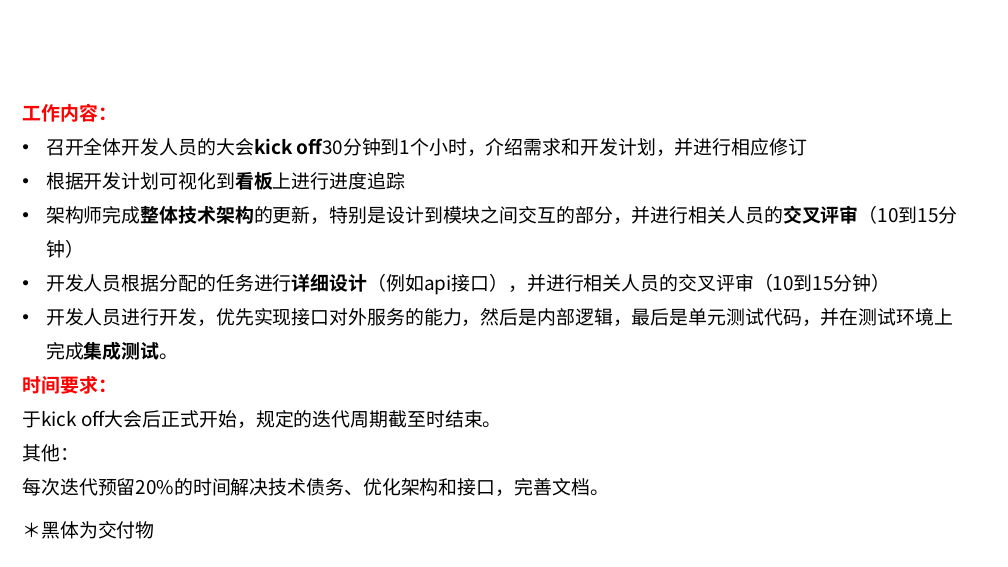
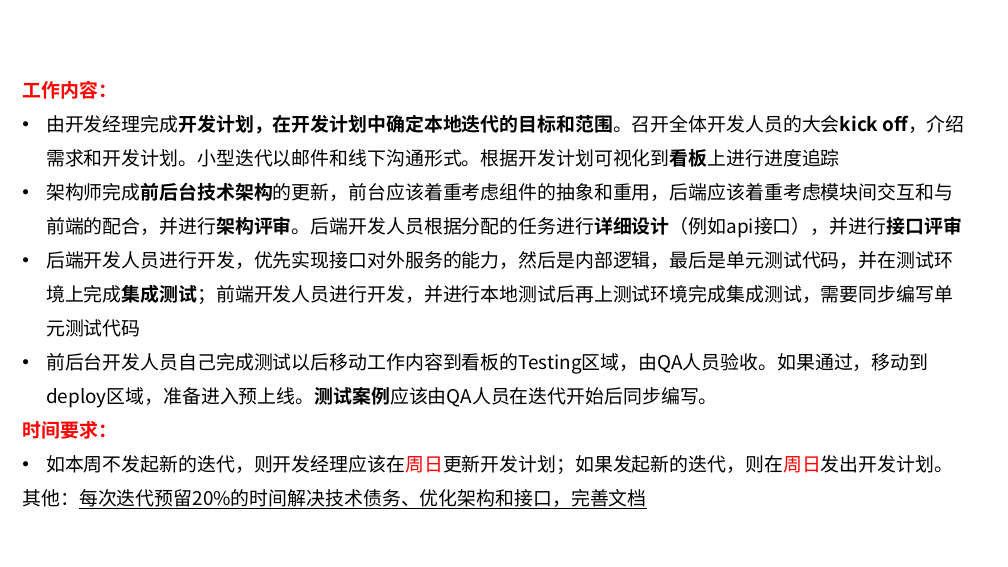
Before and after one commit to cherry4477/asiainfoLDP, a slide deck: slide 7 of LDP云平台部产品开发迭代流程.pptx. Drawn at 1008x567 pixels with LibreOffice and Linux fonts; fonts in the diff are those of the drawing; background and template pictures are left out. Boxes give left, top, right and bottom in pixels: in the first picture for what was removed or moved away, otherwise in the second. Text is boxed around its words. In the diff, an @@ line names an element or a change of style, - is before the commit and + after.

Commit message:
修改内容

```diff
--- a/LDP云平台部产品开发迭代流程.pptx
+++ b/LDP云平台部产品开发迭代流程.pptx
@@ text "工作内容：": place and size @@
-text "工作内容：" at <box>22,104,957,496</box>
+text "工作内容：" at <box>22,81,965,509</box>
@@ text at <box>46,115,965,408</box>: text changed @@
-• 召开全体开发人员的大会kick off30分钟到1个小时，介绍需求和开发计划，并进行相应修订
-• 根据开发计划可视化到看板上进行进度追踪
-• 架构师完成整体技术架构的更新，特别是设计到模块之间交互的部分，并进行相关人员的交叉评审（10到15分钟）
-• 开发人员根据分配的任务进行详细设计（例如api接口），并进行相关人员的交叉评审（10到15分钟）
-• 开发人员进行开发，优先实现接口对外服务的能力，然后是内部逻辑，最后是单元测试代码，并在测试环境上完成集成测试。
+• 由开发经理完成开发计划，在开发计划中确定本地迭代的目标和范围。召开全体开发人员的大会kick off，介绍需求和开发计划。小型迭代以邮件和线下沟通形式。根据开发计划可视化到看板上进行进度追踪
+• 架构师完成前后台技术架构的更新，前台应该着重考虑组件的抽象和重用，后端应该着重考虑模块间交互和与前端的配合，并进行架构评审。后端开发人员根据分配的任务进行详细设计（例如api接口），并进行接口评审
+• 后端开发人员进行开发，优先实现接口对外服务的能力，然后是内部逻辑，最后是单元测试代码，并在测试环境上完成集成测试；前端开发人员进行开发，并进行本地测试后再上测试环境完成集成测试，需要同步编写单元测试代码
+• 前后台开发人员自己完成测试以后移动工作内容到看板的Testing区域，由QA人员验收。如果通过，移动到deploy区域，准备进入预上线。测试案例应该由QA人员在迭代开始后同步编写。
@@ text at <box>22,455,953,509</box>: text changed @@
-于kick off大会后正式开始，规定的迭代周期截至时结束。
-其他：
-每次迭代预留20%的时间解决技术债务、优化架构和接口，完善文档。
+• 如本周不发起新的迭代，则开发经理应该在周日更新开发计划；如果发起新的迭代，则在周日发出开发计划。
+其他：每次迭代预留20%的时间解决技术债务、优化架构和接口，完善文档
@@ text removed at <box>22,521,154,539</box> @@
-＊黑体为交付物
```
Also in this commit, not shown: 8 other slides changed, 3 other files.
